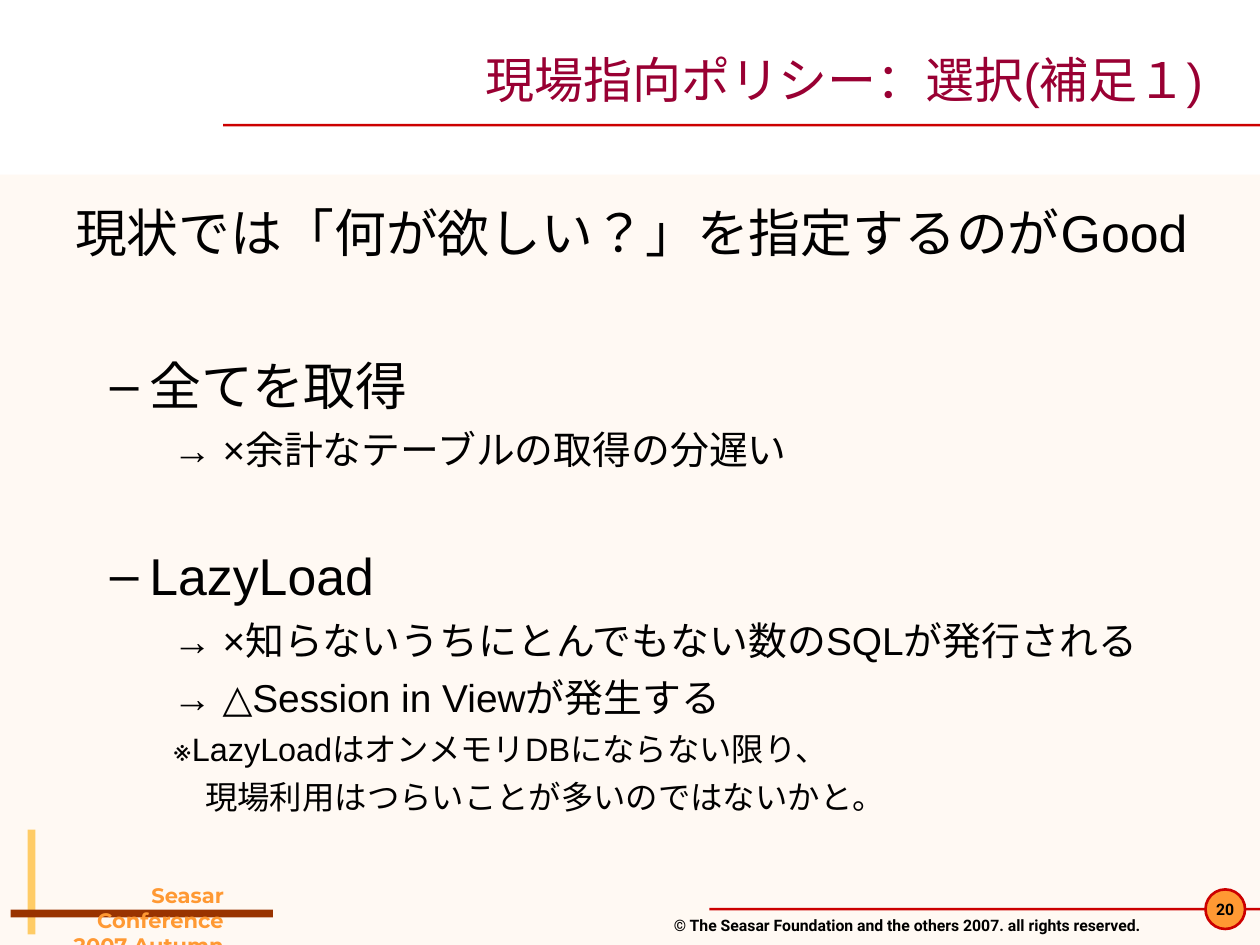
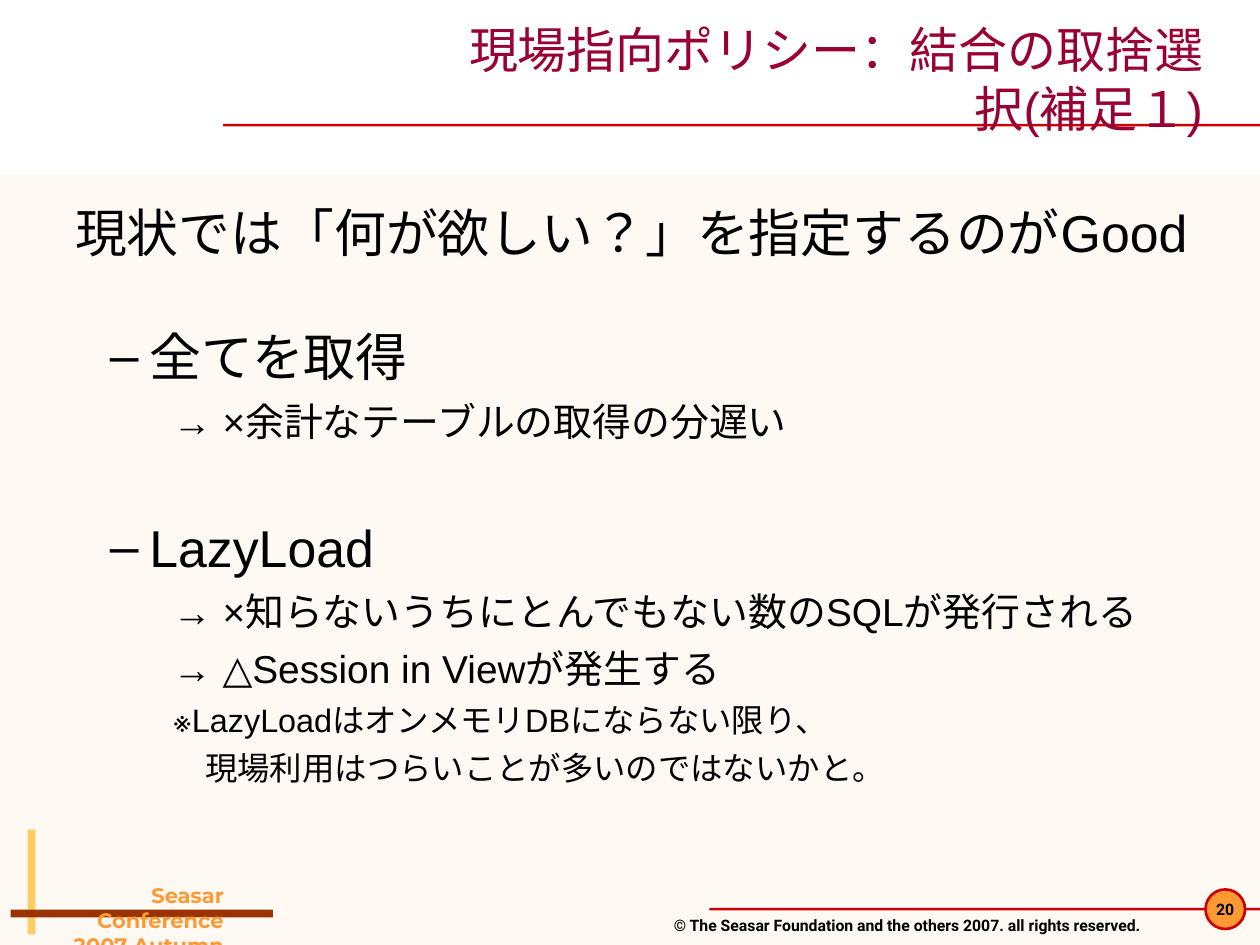
Before and after one commit to seasarorg/dbflute, a slide deck: slide 20 of dbflute/etc/doc/pres/sc2007a_2-DBFlute.ppt. Drawn at 1260x945 pixels with LibreOffice and Linux fonts; fonts in the diff are those of the drawing; background and template pictures are left out. Boxes give left, top, right and bottom in pixels: in the first picture for what was removed or moved away, otherwise in the second. Text is boxed around its words. In the diff, an @@ line names an element or a change of style, - is before the commit and + after.

```diff
--- a/dbflute/etc/doc/pres/sc2007a_2-DBFlute.ppt
+++ b/dbflute/etc/doc/pres/sc2007a_2-DBFlute.ppt
@@ title at bbox=[469, 26, 1203, 137]: text changed @@
-現場指向ポリシー：選択(補足１)
+現場指向ポリシー：結合の取捨選択(補足１)
@@ text "現状では「何が欲しい？」を指定するのがGood" rewrapped from bbox=[75, 208, 1187, 812] to bbox=[75, 208, 1187, 783] @@
```
Also in this commit, not shown: 17 other slides changed, 4 other files.
